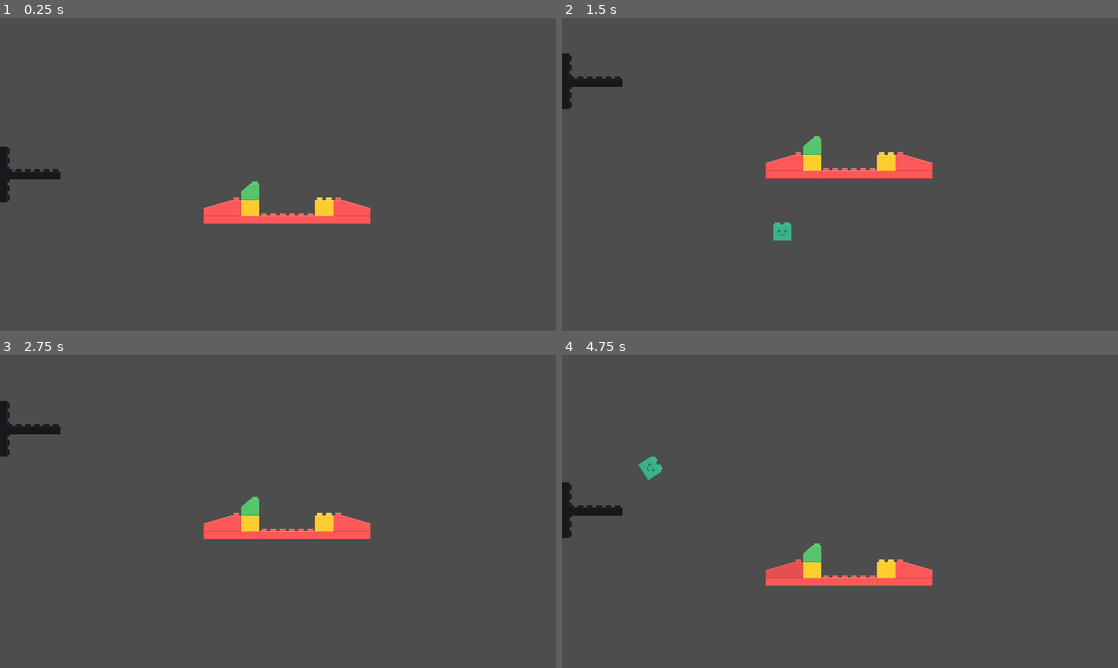
Above: before the commit, frames 1-4 (two rows, left to right).
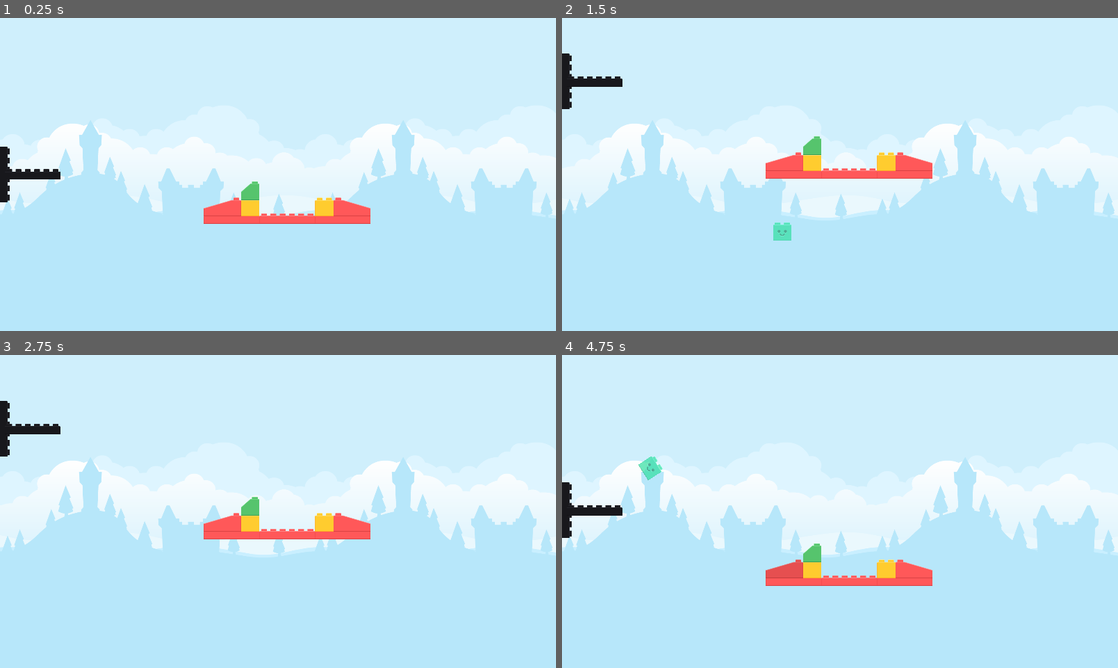
Above: after the commit, the same moments.

Repository: mlotr/Blocks_Gone_Wrong
Game: Godot game, scene res://scenes/level_1.tscn
The game is run twice, just before and just after one commit, with the same random seed, the same clock (stepped at 60 frames per second) and the same inputs. The project has no main scene, so this scene is started directly.
Inputs (mouse positions are in pixels of both pictures, inside the frame that each line leads up to):
- Up to frame 1 (0.25 s): no input
- Up to frame 2 (1.5 s): tap Enter at 0.5 s; move the mouse to (962, 158) at 0.52 s; press the mouse at (962, 158) at 0.53 s; hold Up (ui_up) 0.53-1.28 s; move the mouse to (728, 190) at 1.27 s; release the mouse at (728, 190) at 1.28 s; hold Down (ui_down) from 1.28 s (still down); click (728, 190) at 1.35 s
- Up to frame 3 (2.75 s): move the mouse to (333, 442) at 2.02 s; release Down (ui_down) at 2.03 s; press the mouse at (333, 442) at 2.03 s; hold Up (ui_up) from 2.03 s (still down)
- Up to frame 4 (4.75 s): move the mouse to (812, 574) at 2.77 s; release the mouse at (812, 574) at 2.78 s; click (812, 574) at 2.85 s; move the mouse to (1006, 558) at 3.52 s; release Up (ui_up) at 3.53 s; press the mouse at (1006, 558) at 3.53 s; hold Down (ui_down) from 3.53 s (still down); move the mouse to (673, 464) at 4.27 s; release the mouse at (673, 464) at 4.28 s; click (673, 464) at 4.35 s

The runs differ from the first frame. In frame 1, 98% of the frame differs, in the area x 0-100%, y 0-100%; in frame 2, 98%; in frame 3, 98%; in frame 4, 98%.

Commit message:
Added parallax background draft

Diff:
--- a/scenes/cannon.tscn
+++ b/scenes/cannon.tscn
@@ -3,6 +3,21 @@
 [ext_resource type="Script" path="res://scripts/cannon.gd" id="1_gacex"]
 [ext_resource type="Texture2D" uid="uid://crgp76o83hhua" path="res://brick_assets/Black/brick_medium_6.png" id="1_u1sdy"]
 [ext_resource type="PackedScene" uid="uid://baxni17x522no" path="res://scenes/bullet.tscn" id="2_60g0n"]
+
+[sub_resource type="Animation" id="Animation_c5r36"]
+length = 0.001
+tracks/0/type = "value"
+tracks/0/imported = false
+tracks/0/enabled = true
+tracks/0/path = NodePath("GunSprite:offset")
+tracks/0/interp = 1
+tracks/0/loop_wrap = true
+tracks/0/keys = {
+"times": PackedFloat32Array(0),
+"transitions": PackedFloat32Array(1),
+"update": 0,
+"values": [Vector2(0, 0)]
+}
 
 [sub_resource type="Animation" id="Animation_akqxy"]
 resource_name = "recoil"
@@ -19,21 +34,6 @@
 "transitions": PackedFloat32Array(0.5, 0.5, 0.5),
 "update": 0,
 "values": [Vector2(0, 0), Vector2(-10, 2.08165e-12), Vector2(2.08165e-12, 2.08165e-12)]
-}
-
-[sub_resource type="Animation" id="Animation_c5r36"]
-length = 0.001
-tracks/0/type = "value"
-tracks/0/imported = false
-tracks/0/enabled = true
-tracks/0/path = NodePath("GunSprite:offset")
-tracks/0/interp = 1
-tracks/0/loop_wrap = true
-tracks/0/keys = {
-"times": PackedFloat32Array(0),
-"transitions": PackedFloat32Array(1),
-"update": 0,
-"values": [Vector2(0, 0)]
 }
 
 [sub_resource type="AnimationLibrary" id="AnimationLibrary_x7wps"]
--- a/scenes/level_1.tscn
+++ b/scenes/level_1.tscn
@@ -1,5 +1,6 @@
-[gd_scene load_steps=8 format=3 uid="uid://dkyn4mwiaokpl"]
+[gd_scene load_steps=9 format=3 uid="uid://dkyn4mwiaokpl"]
 
+[ext_resource type="Texture2D" uid="uid://w7adwji7c43p" path="res://backgrounds/backgroundCastles.png" id="1_7mng4"]
 [ext_resource type="PackedScene" uid="uid://8og7i1oc0koo" path="res://scenes/block.tscn" id="1_n0uur"]
 [ext_resource type="PackedScene" uid="uid://bnpalud56fodw" path="res://scenes/cannon.tscn" id="3_boywy"]
 [ext_resource type="Script" path="res://scripts/game_camera.gd" id="4_fbl8c"]
@@ -9,6 +10,17 @@
 [ext_resource type="Texture2D" uid="uid://c8yvs4wft0bhx" path="res://brick_assets/Red/brick_high_slope_left_4.png" id="6_d5agu"]
 
 [node name="Level1" type="Node2D"]
+
+[node name="ParallaxBackground" type="ParallaxBackground" parent="."]
+
+[node name="ParallaxLayer" type="ParallaxLayer" parent="ParallaxBackground"]
+motion_scale = Vector2(0.5, 0.5)
+motion_mirroring = Vector2(1080, 2.08165e-12)
+
+[node name="Sprite2D" type="Sprite2D" parent="ParallaxBackground/ParallaxLayer"]
+position = Vector2(512, 540)
+scale = Vector2(1.055, 1.055)
+texture = ExtResource("1_7mng4")
 
 [node name="Cannon" parent="." instance=ExtResource("3_boywy")]
 position = Vector2(16, 536)
Binary file added: backgrounds/backgroundCastles.png
Not shown, added: backgrounds/backgroundCastles.png.import
